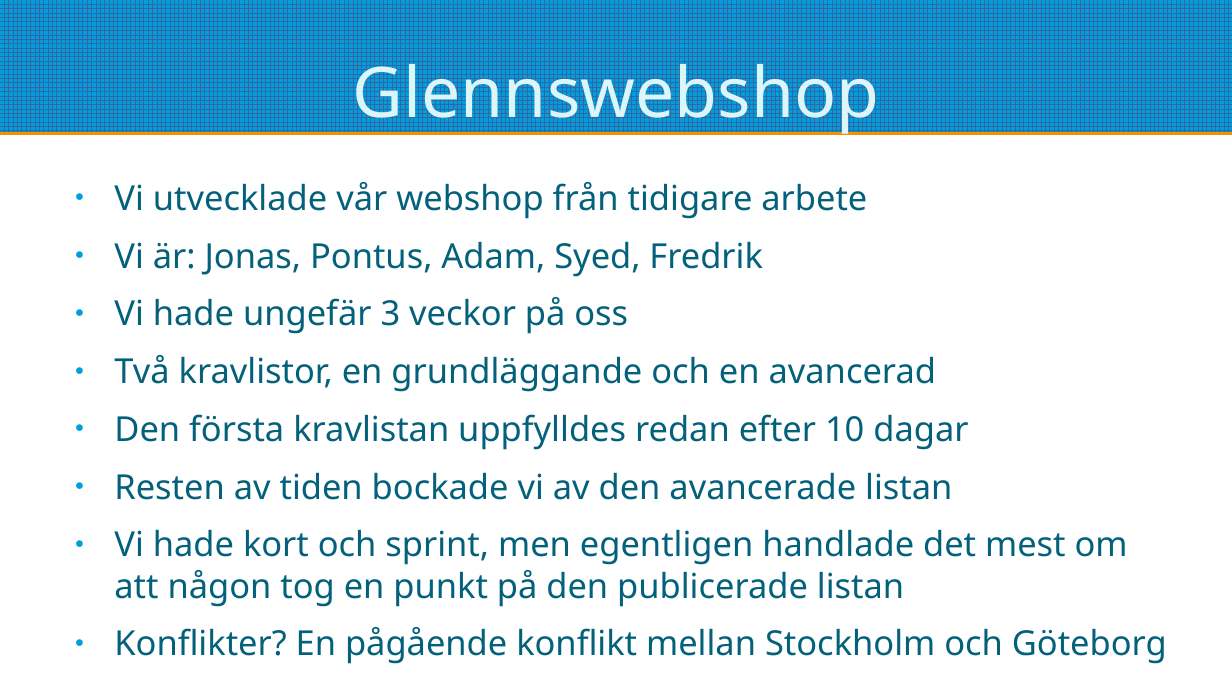
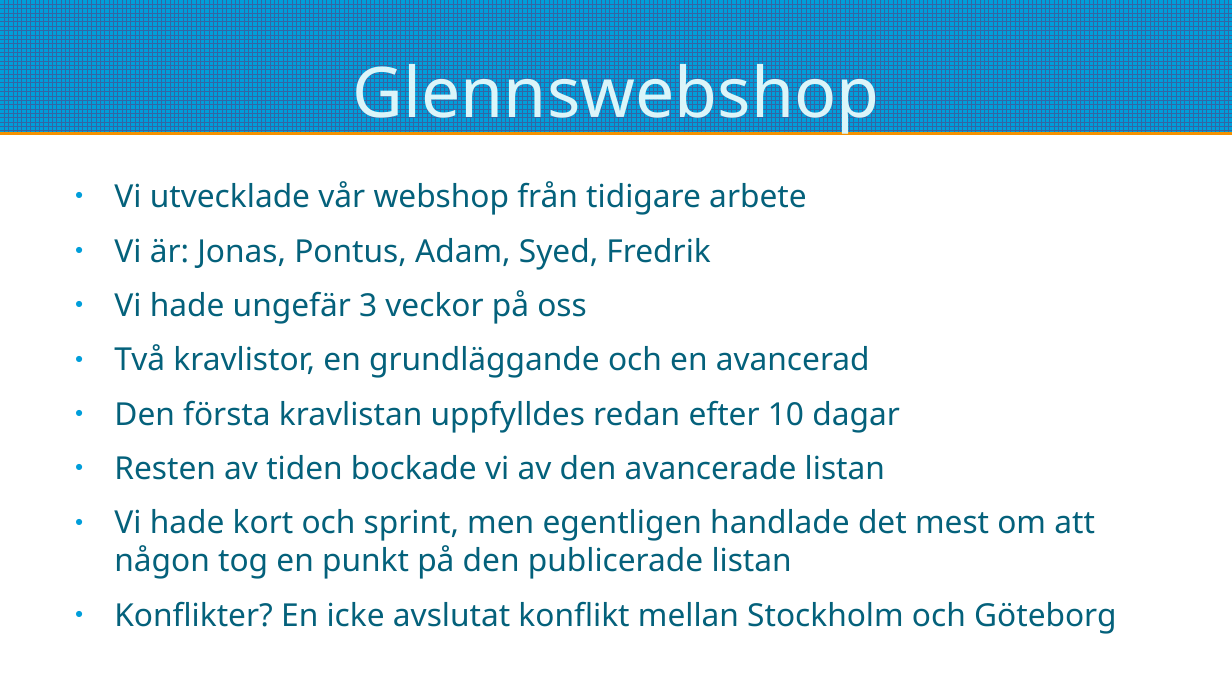
Before and after one commit to pontusOlssonGit/glenns-webshop, a slide deck: slide 1 of redovisning.odp. Drawn at 1232x693 pixels with LibreOffice and Linux fonts; fonts in the diff are those of the drawing. Boxes give left, top, right and bottom in pixels: in the first picture for what was removed or moved away, otherwise in the second. Text is boxed around its words. In the diff, an @@ line names an element or a change of style, - is before the commit and + after.

```diff
--- a/redovisning.odp
+++ b/redovisning.odp
@@ text at bbox=[114, 181, 1095, 579]: size 22.2 to 20.4 pt in "Vi utvecklade vår webshop från tidigare arbete", "Vi är: Jonas, Pontus, Adam, Syed, Fredrik", "Vi hade ungefär 3 veckor på oss", "Två kravlistor, en grundläggande och en avancerad" and 3 more places @@
@@ text at bbox=[114, 601, 1116, 634]: text changed; size 22.2 to 20.4 pt @@
-● Konflikter? En pågående konflikt mellan Stockholm och Göteborg
+● Konflikter? En icke avslutat konflikt mellan Stockholm och Göteborg
```
Also in this commit, not shown: 2 other slides changed, 4 slides added, 3 other files.
